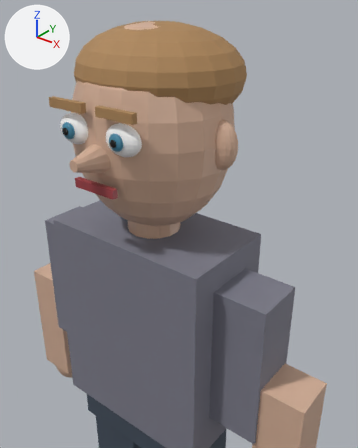
The glTF model game/assets/models/generated_humanoids/legal_02.glb as it was, and as the next commit left it.
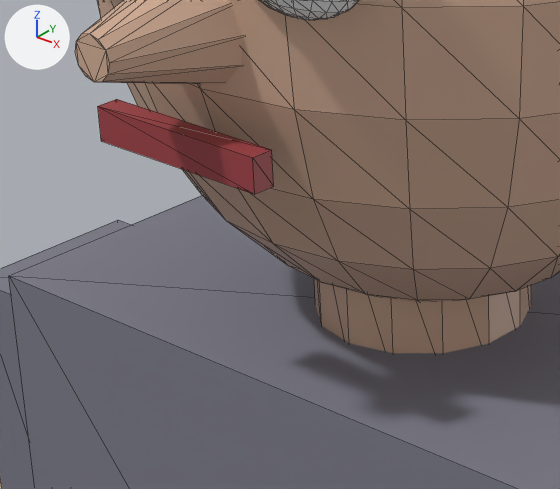
Each version is shown from a camera (50 mm lens) standing at (0.908, -1.014, 3.057) and looking at (0.191, -0.118, 2.502), then close up on the part from 14% to 52% of the width and 34% to 61% of the height. Every picture has the same lights, and +X, +Y and +Z are marked at upper left. The older version's two pictures come first. The close-ups show mesh edges as thin lines. Vertices at exactly the same position are counted once.

In view in the first close-up: 'Eye.L', 'Head', 'Mouth', 'Neck', 'Nose', 'Torso', 'UpperArm.R'.
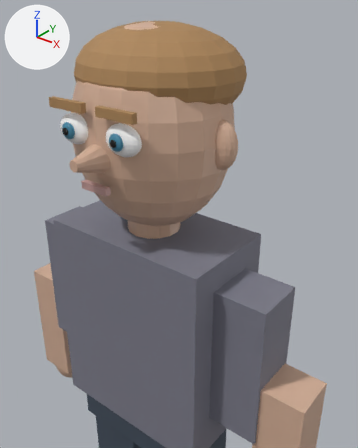
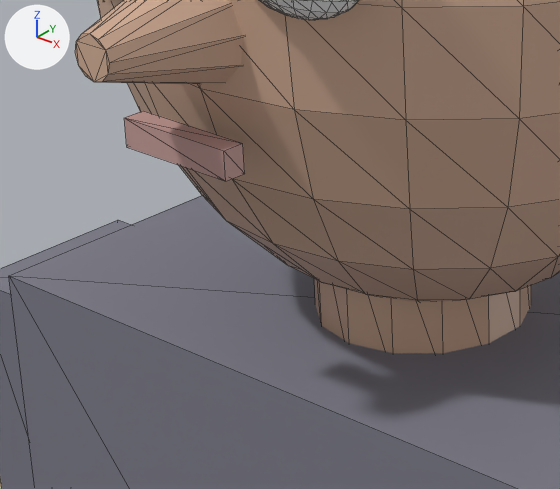
Diff of the bpy script that builds the scene:
```diff
--- a/game/assets/models/generated_humanoids/legal_02.glb.py
+++ b/game/assets/models/generated_humanoids/legal_02.glb.py
@@ mat_mouth_017 @@
 mat_mouth_017 = principled_material('Mouth.017')
-mat_mouth_017.base_color = (0.35, 0.05, 0.06)  # red #a03f45
+mat_mouth_017.base_color = (0.55, 0.33, 0.31)  # pink #c49b97
@@ me_cube_285 @@
 # used by ob_mouth; location = (0.0, 0.0, 0.9)
-me_cube_285.from_pydata(...)  # 8 vertices, 12 faces; spans x -0.07..0.07, y -0.228..-0.212, z 1.673..1.697
+me_cube_285.from_pydata(...)  # 8 vertices, 12 faces; spans x -0.045..0.045, y -0.228..-0.212, z 1.675..1.695
+# me_cube_285 part 1: the whole mesh is scaled about its middle by (0.643, 1, 0.833)
 me_cube_285.materials.append(mat_mouth_017)
```

What differs and where, as boxes [x1, y1, x2, y2] in the close-ups (560 x 489 px):
'Mouth', recoloured, rescaled (lighter, 31% narrower, 26% shorter)
    before: [98, 99, 274, 194]
    after: [124, 111, 245, 181]
